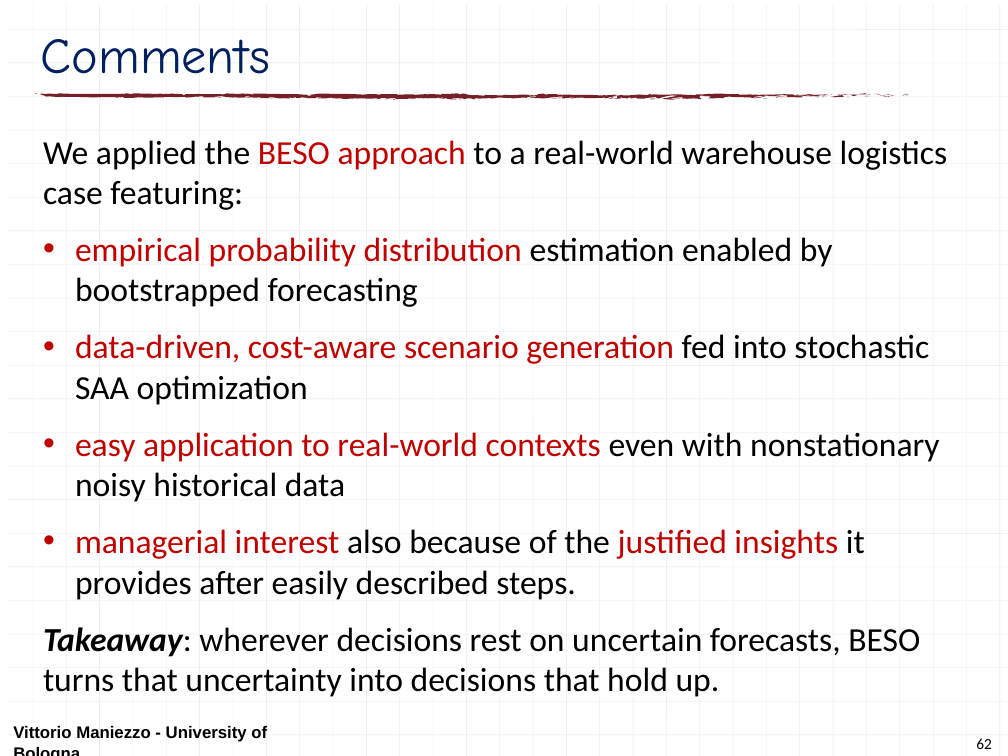
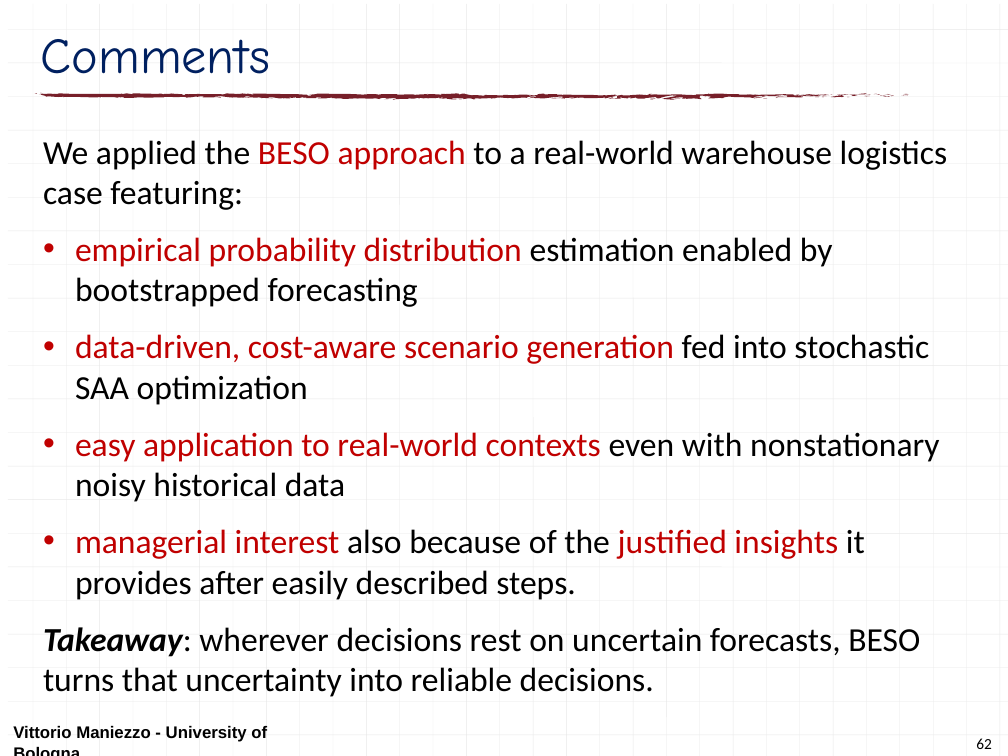
Before and after one commit to maniezzo/GDOforecast, a slide deck: slide 62 of doc/Schedulingseminar/schedulingSeminarXdock.pptx. Drawn at 1008x756 pixels with LibreOffice and Linux fonts; fonts in the diff are those of the drawing. Boxes give left, top, right and bottom in pixels: in the first picture for what was removed or moved away, otherwise in the second. Text is boxed around its words. In the diff, an @@ line names an element or a change of style, - is before the commit and + after.

```diff
--- a/doc/Schedulingseminar/schedulingSeminarXdock.pptx
+++ b/doc/Schedulingseminar/schedulingSeminarXdock.pptx
@@ text at (43,627,920,697): text changed @@
-Takeaway: wherever decisions rest on uncertain forecasts, BESO turns that uncertainty into decisions that hold up.
+Takeaway: wherever decisions rest on uncertain forecasts, BESO turns that uncertainty into reliable decisions.
```
Also in this commit, not shown: 1 other slide changed, 1 other file.
